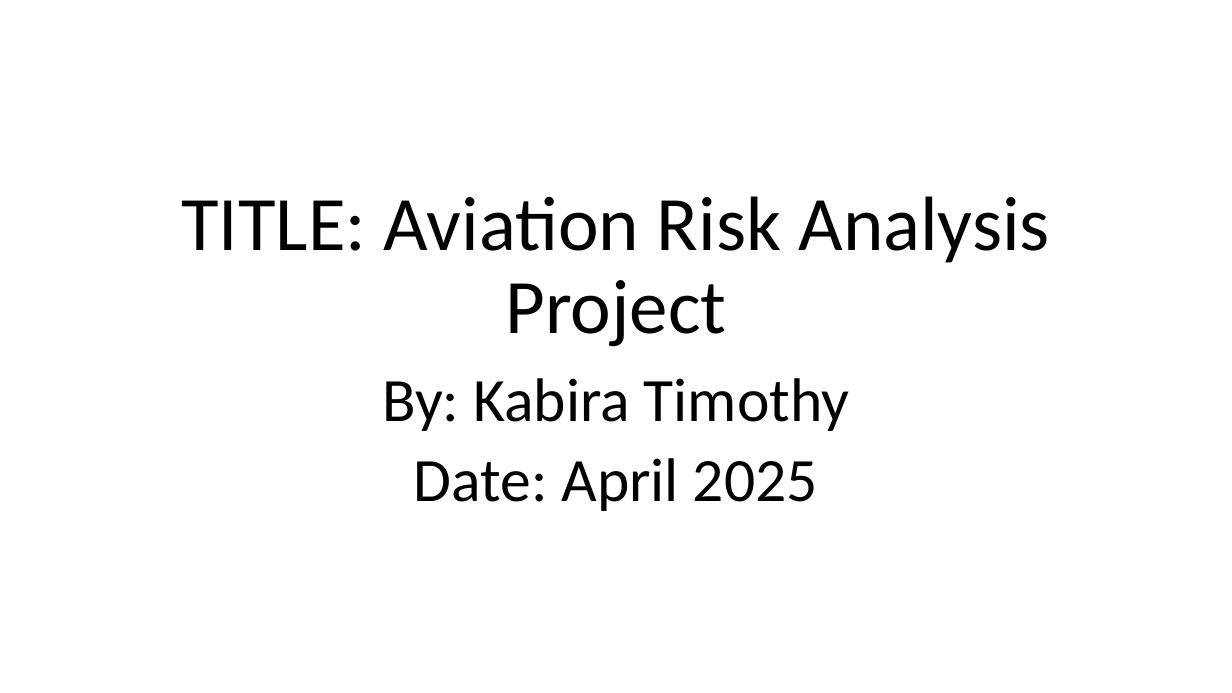
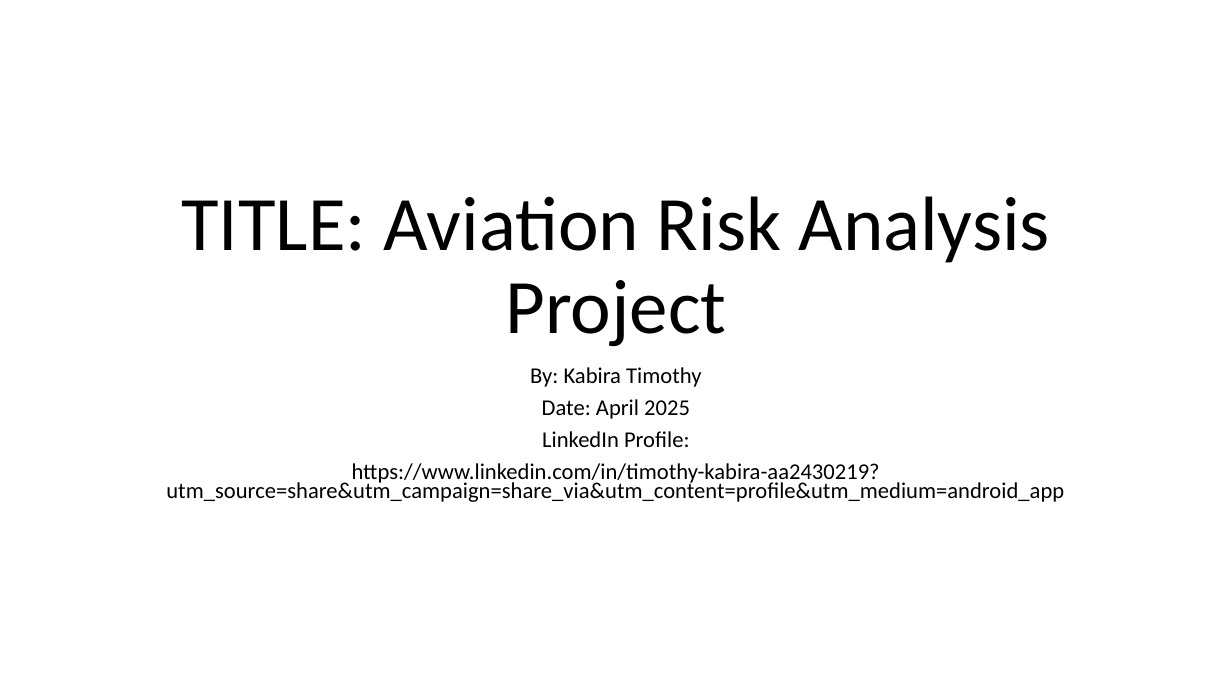
Before and after one commit to KabiraKabira7/aviation-risk-analysis, a slide deck: slide 1 of presentation.pdf.pptx. Drawn at 1232x693 pixels with LibreOffice and Linux fonts; fonts in the diff are those of the drawing. Boxes give left, top, right and bottom in pixels: in the first picture for what was removed or moved away, otherwise in the second. Text is boxed around its words. In the diff, an @@ line names an element or a change of style, - is before the commit and + after.

```diff
--- a/presentation.pdf.pptx
+++ b/presentation.pdf.pptx
@@ subtitle at [530,367,701,419]: size 48 to 17.6 pt in "By: Kabira Timothy", "Date: April 2025"; line spacing 0.9 to 0.7 @@
@@ subtitle at [166,431,1064,502]: paragraphs added @@
+LinkedIn Profile:
+https://www.linkedin.com/in/timothy-kabira-aa2430219?utm_source=share&utm_campaign=share_via&utm_content=profile&utm_medium=android_app
```
Also in this commit, not shown: 1 other slide changed, 3 slides added, 1 other file.
